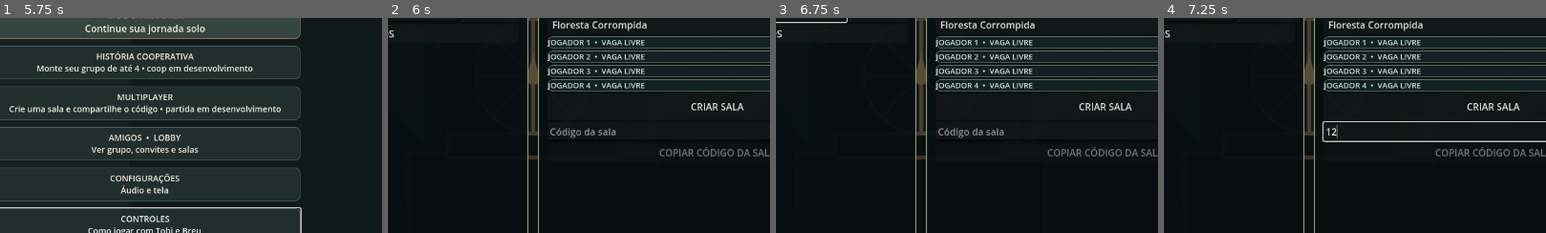
Above: before the commit, frames 1-4 (left to right).
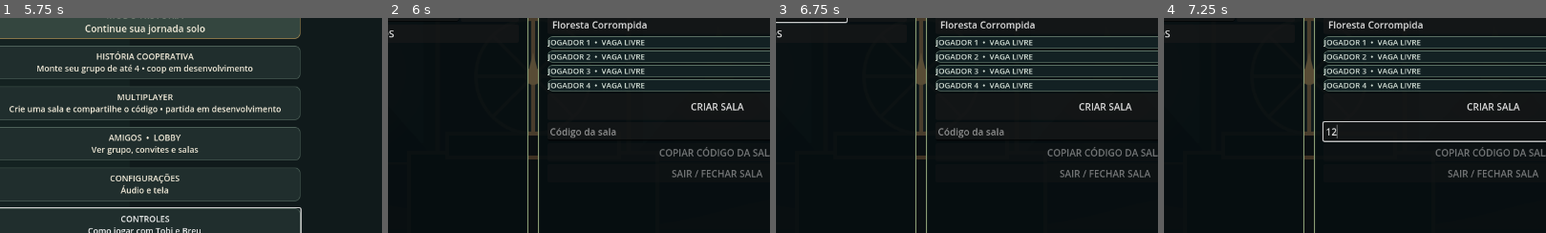
Above: after the commit, the same moments.

Repository: REALMLIFE-design/dark-fantasia-tobi-e-breu-
Game: Godot game, scene res://scenes/login.tscn
Two runs of this game, one before a commit and one after it. Both use one fixed random seed, a clock stepped at 60 frames per second and the inputs below.
Inputs (mouse positions are % of the whole screen's width and height, from its top left):
- Up to frame 1 (5.75 s): click (50, 31) at 0.52 s; type "Alex" at 0.6 s; click (50, 37) at 0.75 s; type "12" at 0.83 s; click (50, 44) at 0.98 s; type "12" at 1.07 s; click "JOGAR OFFLINE COMO VISITANTE" at 1.25 s; click "CONTROLES Como jogar com Tobi…" at 2 s; click "CONTROLES Como jogar com Tobi…" at 2.75 s; click "MODO HISTÓRIA Continue sua jo…" at 3.5 s; click "MODO HISTÓRIA Continue sua jo…" at 4.25 s; click "OK" at 5 s
- Up to frame 2 (6 s): click "HISTÓRIA COOPERATIVA Monte se…" at 5.75 s
- Up to frame 3 (6.75 s): click (22, 27) at 6.52 s; type "Alex" at 6.6 s
- Up to frame 4 (7.25 s): click (71, 55) at 6.75 s; type "12" at 6.83 s
The pictures show only the part of the screen within x 31-81%, y 29-79%; the shares and areas given below are measured in that part.

Frame 1 is identical in both runs. In frame 2, 0.4% of the frame differs, in the area x 74-98%, y 70-75%; in frame 3, 0.4%; in frame 4, 0.4%.

Commit message:
Add leave-room and host-close controls to lobby

Diff:
--- a/scripts/friends_lobby.gd
+++ b/scripts/friends_lobby.gd
@@ -13,6 +13,7 @@
 var friend_search_input: LineEdit
 var friend_requests_stack: VBoxContainer
 var copy_code_button: Button
+var leave_room_button: Button
 var chapter_option: OptionButton
 var active_room_chapter := "Floresta Corrompida"
 
@@ -144,6 +145,11 @@
 	copy_code_button.disabled = true
 	copy_code_button.pressed.connect(_copy_room_code)
 	party_stack.add_child(copy_code_button)
+	leave_room_button = Button.new()
+	leave_room_button.text = "SAIR / FECHAR SALA"
+	leave_room_button.disabled = true
+	leave_room_button.pressed.connect(_leave_active_room)
+	party_stack.add_child(leave_room_button)
 
 	var footer_text := "Amigos e pedidos usam o Supabase. A lista da sala atualiza a cada 4 segundos; movimento e combate cooperativo ainda não são sincronizados."
 	if not SupabaseClient.is_authenticated():
@@ -286,9 +292,40 @@
 	room_status.text = "SALA %s • %s • aguardando jogadores..." % [active_room_code, active_room_chapter]
 	room_code_input.text = active_room_code
 	copy_code_button.disabled = false
+	leave_room_button.disabled = false
 	room_refresh_timer.start()
 	await _refresh_room_members()
 	_show_notice("Sala criada/aberta! Compartilhe este código com seus amigos: %s" % active_room_code)
+
+
+func _leave_active_room() -> void:
+	if active_room_id.is_empty():
+		return
+	if room_status.text.begins_with("SALA ENCERRADA"):
+		_clear_active_room("Você saiu da sala encerrada.")
+		return
+	var result: Dictionary = await SupabaseClient.leave_game_room(active_room_id)
+	if not result.get("ok", false):
+		if room_status.text.begins_with("SALA ENCERRADA"):
+			_clear_active_room("Você saiu da sala encerrada.")
+		else:
+			_show_notice(str(result.get("message", "Não foi possível sair da sala.")))
+		return
+	var host_closed := bool(result.get("data", false))
+	_clear_active_room("Sala encerrada pelo anfitrião." if host_closed else "Você saiu da sala.")
+
+
+func _clear_active_room(message: String) -> void:
+	room_refresh_timer.stop()
+	active_room_id = ""
+	active_room_code = ""
+	active_room_chapter = ""
+	room_code_input.text = ""
+	copy_code_button.disabled = true
+	leave_room_button.disabled = true
+	for i in range(slot_labels.size()):
+		slot_labels[i].text = "JOGADOR %d  •  VAGA LIVRE" % (i + 1)
+	room_status.text = message
 
 
 func _copy_room_code() -> void:
@@ -315,7 +352,10 @@
 			slot_labels[i].text = "JOGADOR %d  •  %s" % [i + 1, username]
 		else:
 			slot_labels[i].text = "JOGADOR %d  •  VAGA LIVRE" % (i + 1)
-	room_status.text = "SALA %s  •  %s  •  %d/%d JOGADORES" % [active_room_code, active_room_chapter, members.size(), MAX_PLAYERS]
+	if members.is_empty():
+		room_status.text = "SALA ENCERRADA • O anfitrião fechou a sala ou todos saíram."
+	else:
+		room_status.text = "SALA %s  •  %s  •  %d/%d JOGADORES" % [active_room_code, active_room_chapter, members.size(), MAX_PLAYERS]
 
 
 func _panel(heading: String) -> PanelContainer:
